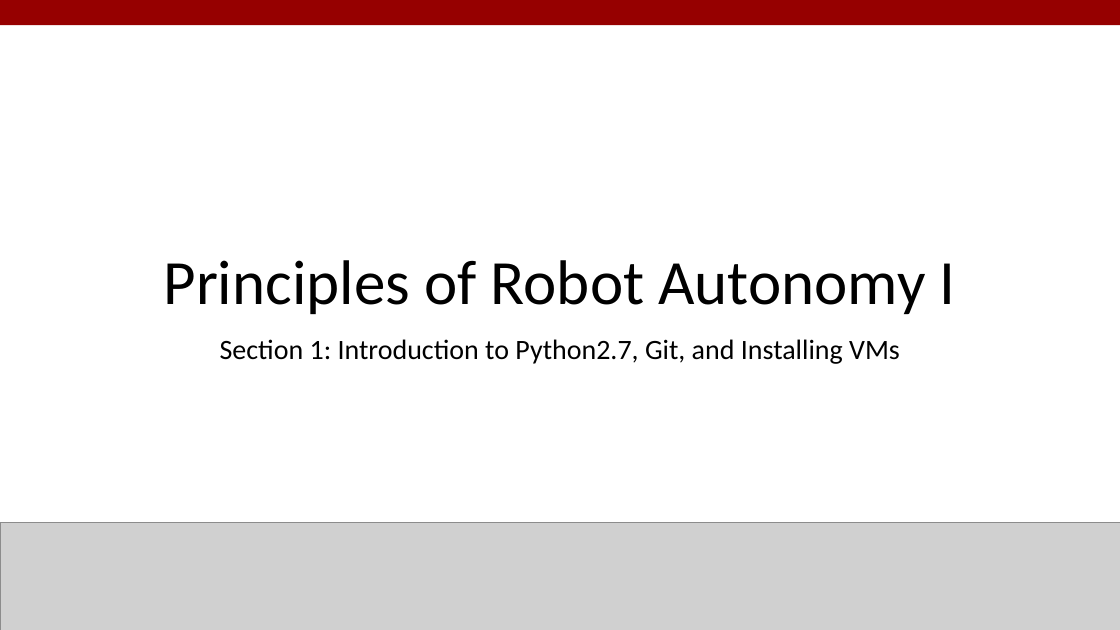
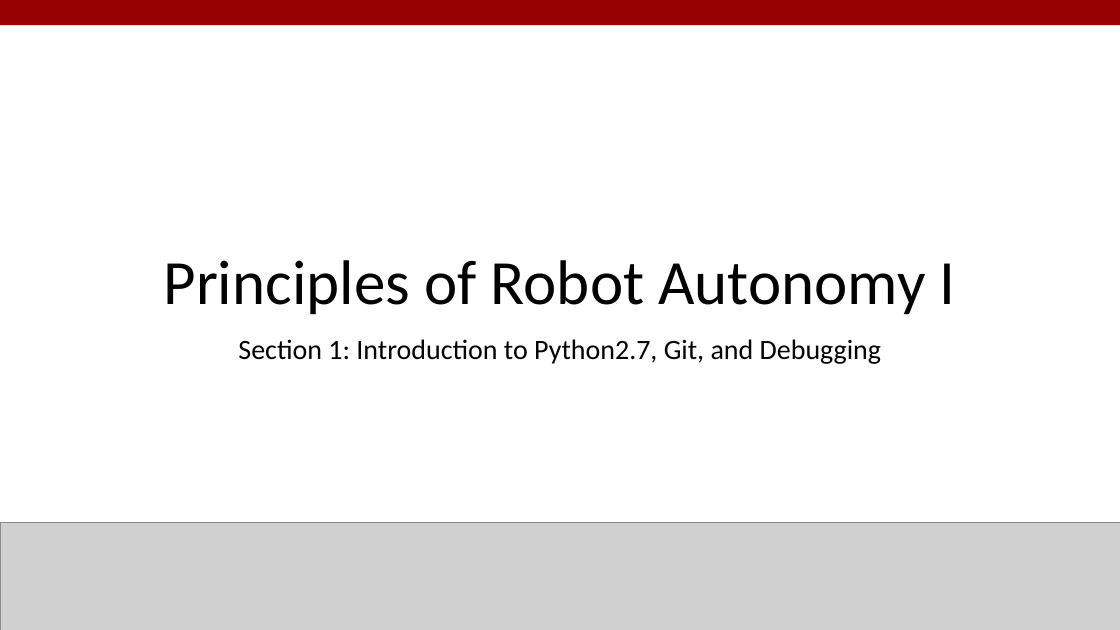
Before and after one commit to StanfordASL/AA274_SECTION, a slide deck: slide 7 of s1/slides/s1.pptx. Drawn at 1120x630 pixels with LibreOffice and Linux fonts; fonts in the diff are those of the drawing; grey boxes stand for pictures. Boxes give left, top, right and bottom in pixels: in the first picture for what was removed or moved away, otherwise in the second. Text is boxed around its words. In the diff, an @@ line names an element or a change of style, - is before the commit and + after.

Commit message:
Updating S1 for non-Docker install

```diff
--- a/s1/slides/s1.pptx
+++ b/s1/slides/s1.pptx
@@ subtitle at box(238, 339, 881, 364): text changed @@
-Section 1: Introduction to Python2.7, Git, and Installing VMs
+Section 1: Introduction to Python2.7, Git, and Debugging
```
Also in this commit, not shown: 2 other slides changed, 4 slides added, 13 other files.
